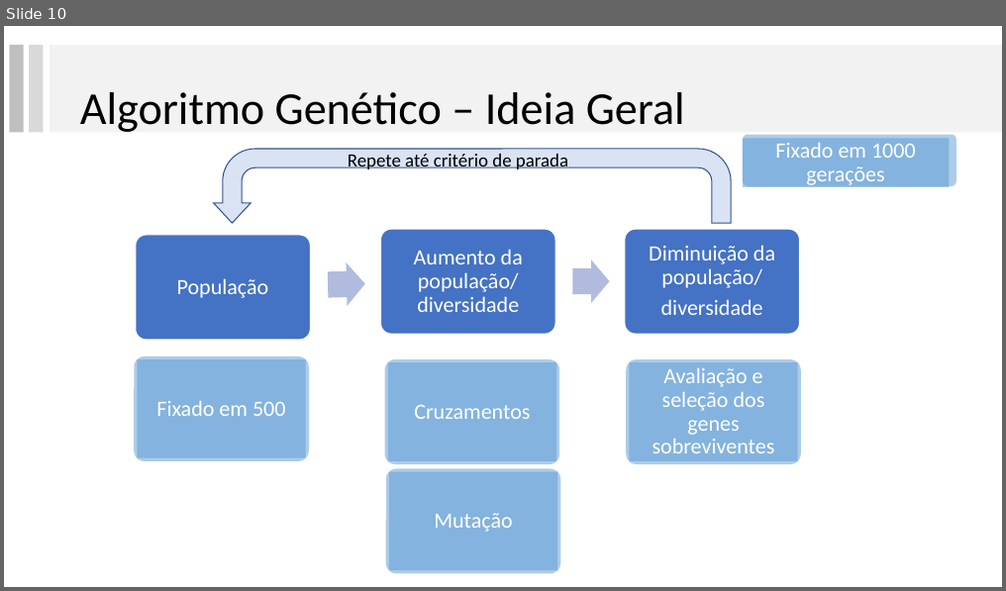
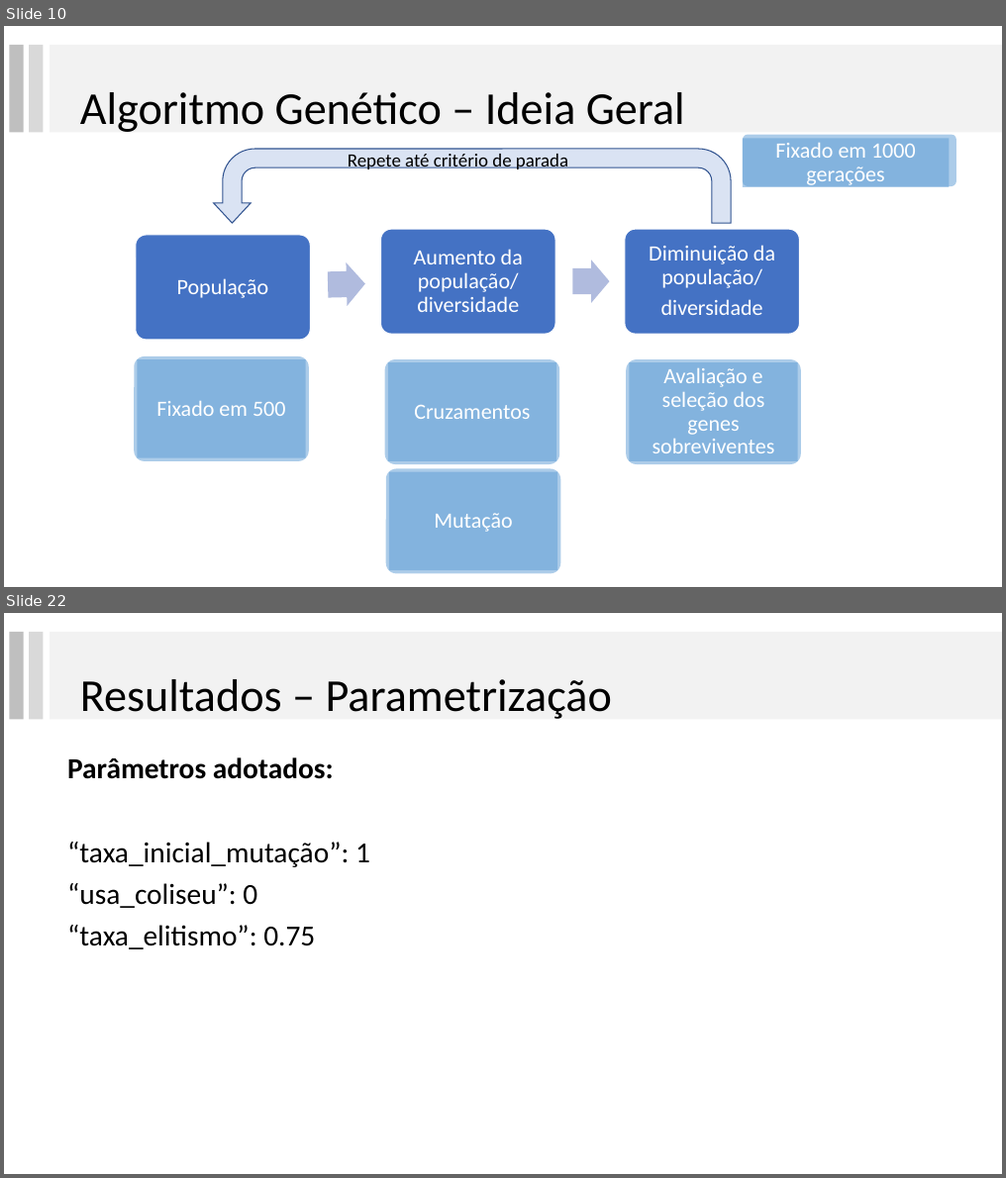
Before and after one commit to lpbiasoto/metaheuristicas, a slide deck: Apresentacao 3/ApresentacaoGA.pptx. Shown one above the other, each under a label of ours: slide 10 before the commit, slides 10 and 22 after it; the slides between them are not shown. The pictures are 1006x591 and 1006x1178 pixels, drawn with LibreOffice and Linux fonts; fonts in the diff are those of the drawing. Boxes give left, top, right and bottom in pixels: in the first picture for what was removed or moved away, otherwise in the second. Text is boxed around its words. In the diff, an @@ line names an element or a change of style, - is before the commit and + after.

```diff
--- a/Apresentacao 3/ApresentacaoGA.pptx
+++ b/Apresentacao 3/ApresentacaoGA.pptx
@@ slide 22 added at [4, 613, 1002, 1174], background #FFFFFF @@
@@ rectangle added at [9, 632, 24, 719], fill #BFBFBF @@
@@ rectangle added at [29, 632, 43, 719], fill #D9D9D9 @@
@@ rectangle added at [50, 632, 1002, 719], fill #F2F2F2 @@
@@ title added at [80, 679, 612, 719], 44 pt, text #000000 @@
+Resultados – Parametrização
@@ text added at [67, 758, 370, 950], 28 pt, text #000000 @@
+Parâmetros adotados:
+“taxa_inicial_mutação”: 1
+“usa_coliseu”: 0
+“taxa_elitismo”: 0.75
```
Also in this commit, not shown: 4 slides changed, 10 other slides added, 4 slides removed, 1 other file.
